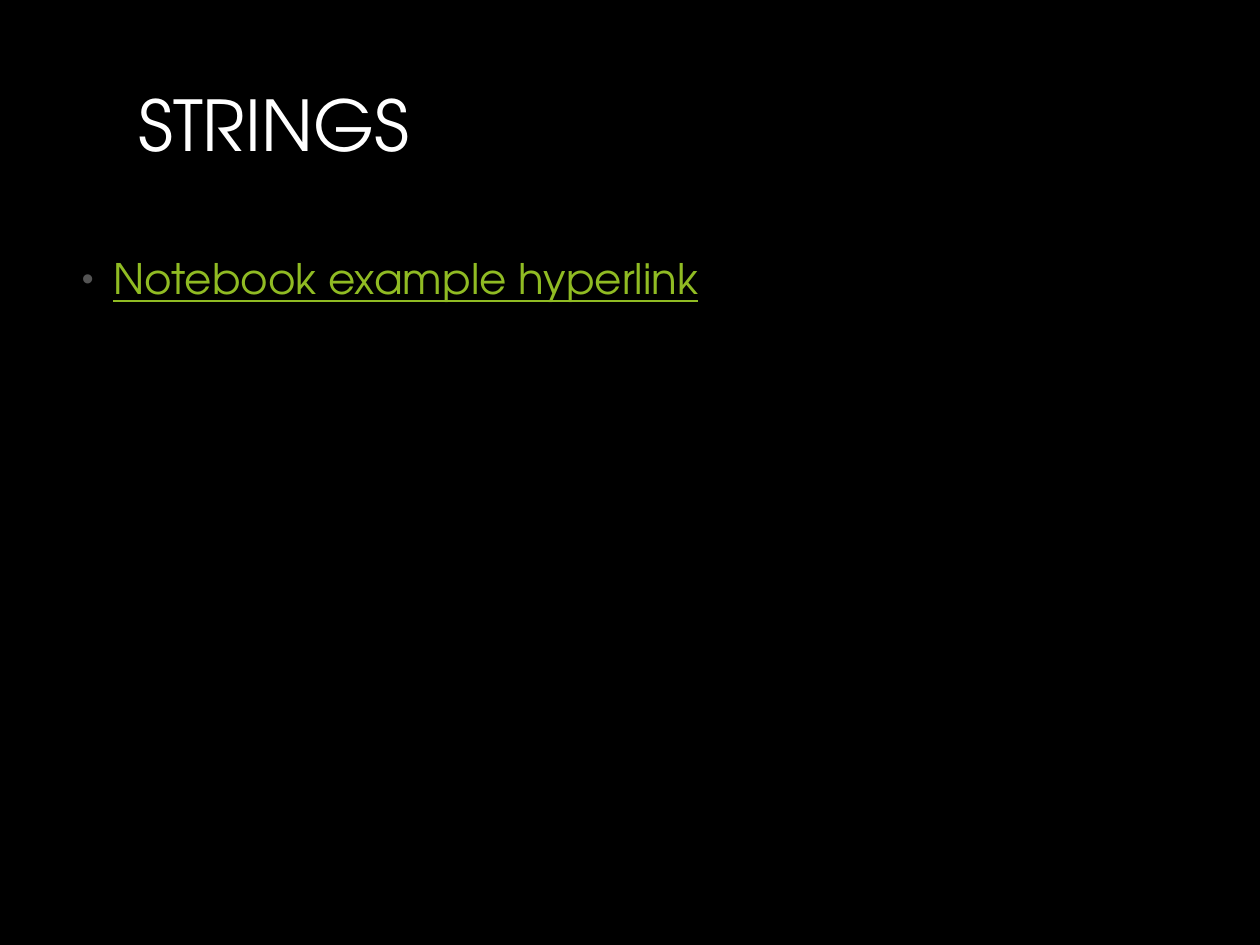
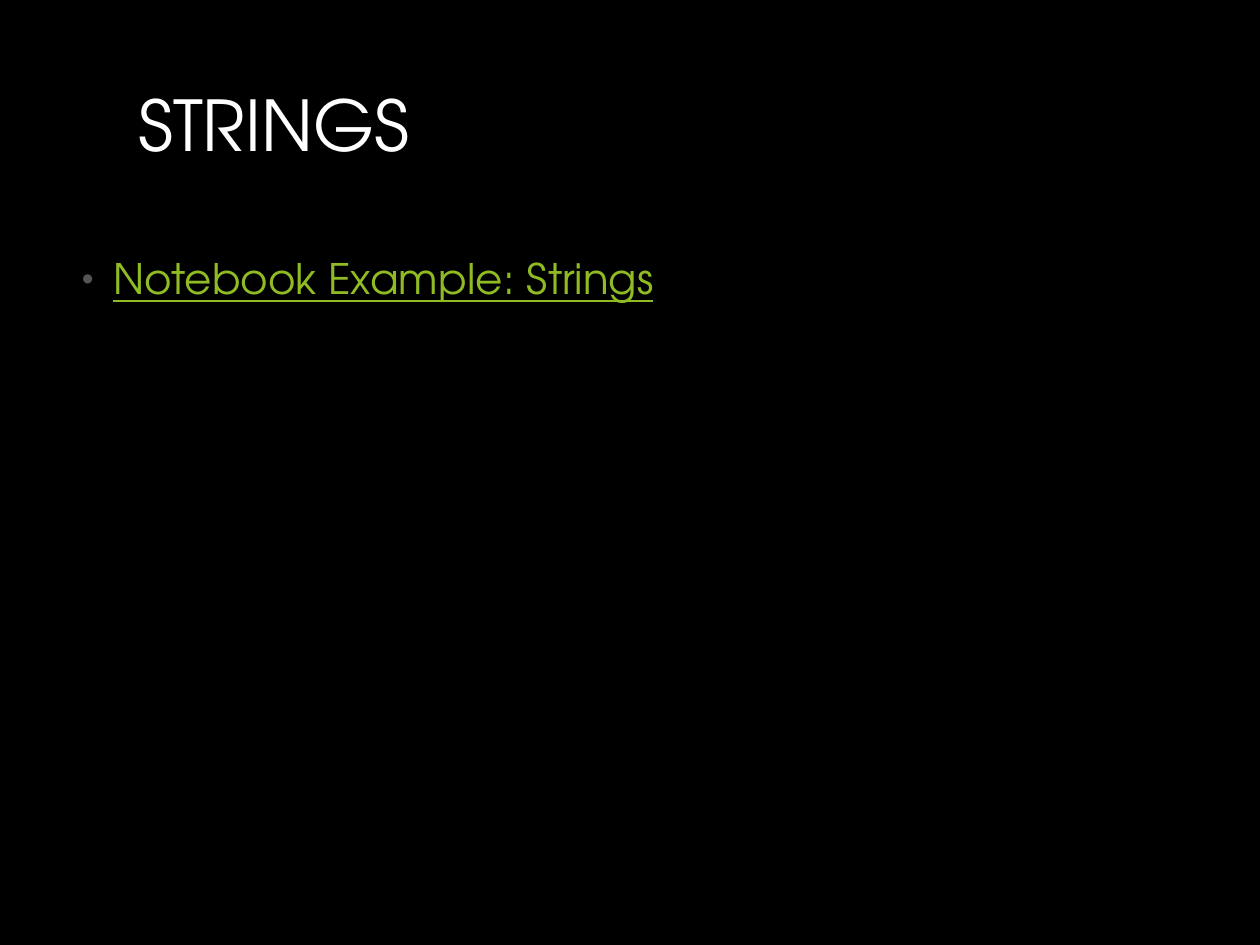
Before and after one commit to MichaelTroyer/Learning_Python_For_Fun_and_Profit, a slide deck: slide 8 of 3. Data Types/Python_Data_Types.pptx. Drawn at 1260x945 pixels with LibreOffice and Linux fonts; fonts in the diff are those of the drawing. Boxes give left, top, right and bottom in pixels: in the first picture for what was removed or moved away, otherwise in the second. Text is boxed around its words. In the diff, an @@ line names an element or a change of style, - is before the commit and + after.

Commit message:
updated list and dict notebooks

```diff
--- a/3. Data Types/Python_Data_Types.pptx
+++ b/3. Data Types/Python_Data_Types.pptx
@@ text at [113, 262, 653, 303]: text changed @@
-• Notebook example hyperlink
+• Notebook Example: Strings
```
Also in this commit, not shown: 5 other slides changed, 3 other files.
